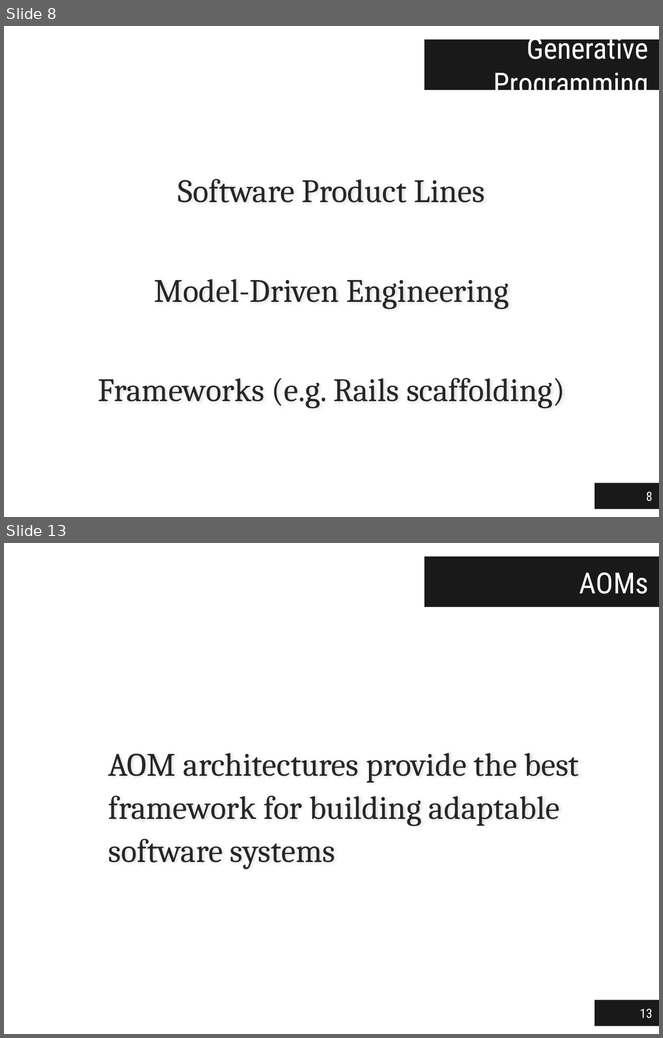
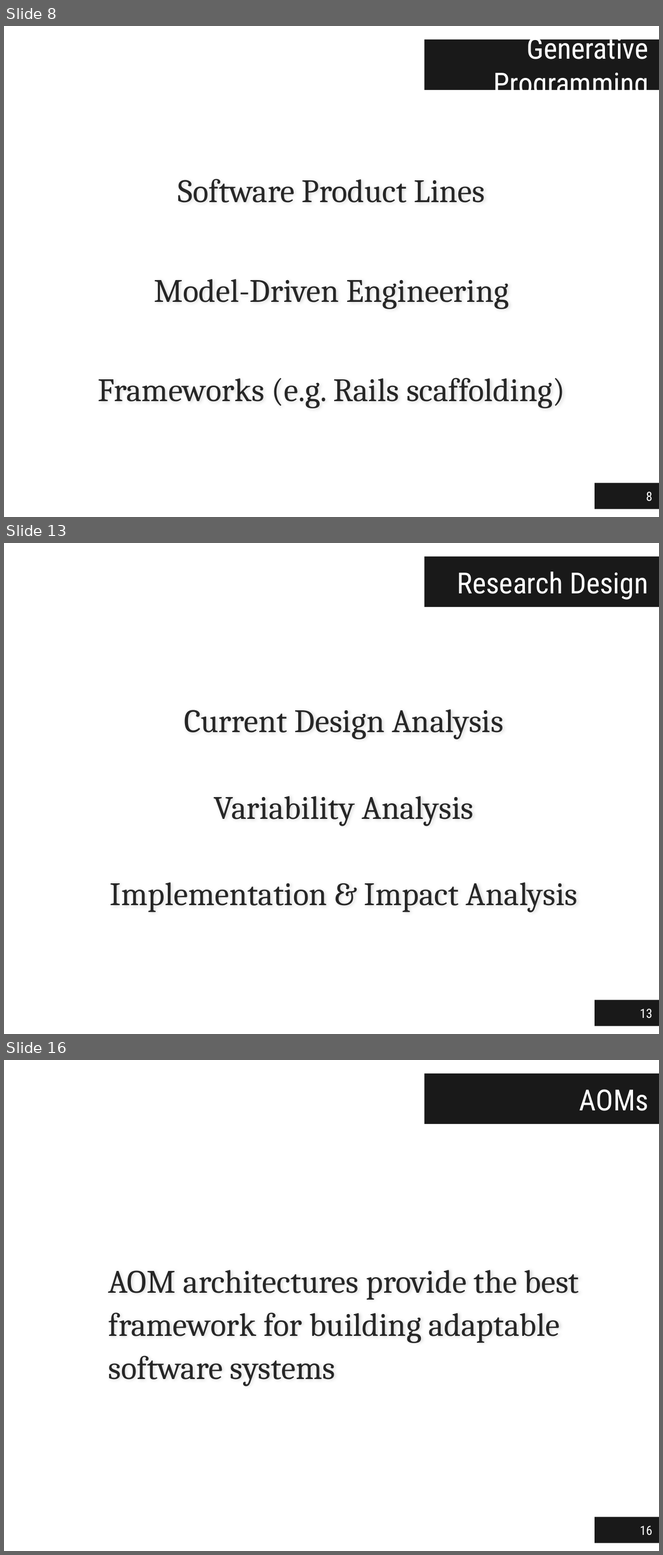
Before and after one commit to jgradim/thesis, a slide deck: presentations/thesis.pptx. Shown one above the other, each under a label of ours: slides 8 and 13 before the commit, slides 8, 13 and 16 after it; the slides between them are not shown. The pictures are 663x1038 and 663x1555 pixels, drawn with LibreOffice and Linux fonts; fonts in the diff are those of the drawing. Boxes give left, top, right and bottom in pixels: in the first picture for what was removed or moved away, otherwise in the second. Text is boxed around its words. In the diff, an @@ line names an element or a change of style, - is before the commit and + after.

```diff
--- a/presentations/thesis.pptx
+++ b/presentations/thesis.pptx
@@ slide 13 added at (4,543,659,1034), background #FFFFFF @@
@@ title added at (425,557,659,607), fill #000000 at 90% opacity, 32 pt, text #FFFFFF @@
+Research Design
@@ text added at (110,709,578,913), 36 pt, text #262626 @@
+Current Design Analysis
+Variability Analysis
+Implementation & Impact Analysis
@@ page number added at (595,1000,659,1027), fill #000000 at 90% opacity, 14 pt, text #FFFFFF @@
+13
@@ what was slide 13 is now slide 16 @@
@@ page number at (640,1526,652,1536): text changed @@
-13
+16
```
Also in this commit, not shown: 4 slides changed, 4 other slides added, 2 slides removed.
